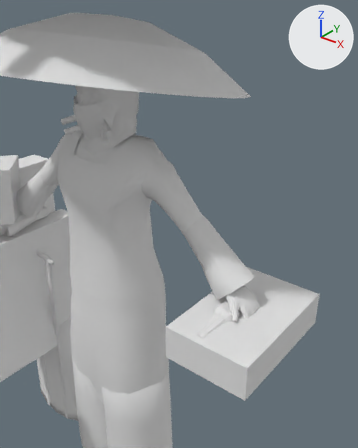
The COLLADA model objects3d/civilian3_arab.dae as it was, and as the next commit left it.
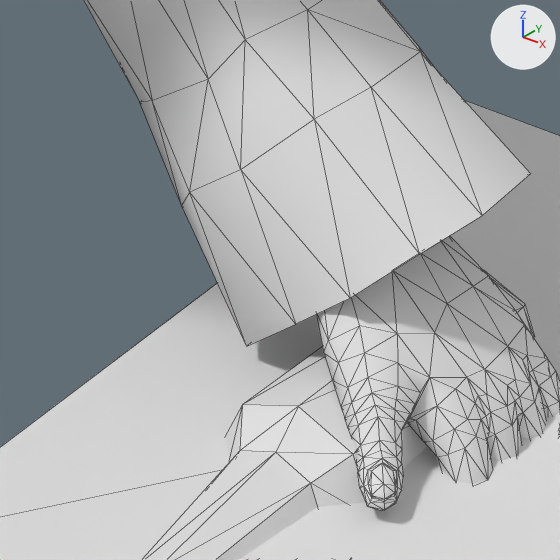
The first picture shows the older version from a 50 mm camera at (18.36, -12.92, 31.38) aimed at (5.18, 3.56, 21.17). The close-ups show the older and then the newer version on the part from 51% to 72% of the width and 56% to 73% of the height of that picture. Only the edits that show in the close-ups are written down. Every picture has the same lights, and +X, +Y and +Z are marked at upper right. The close-ups show mesh edges as thin lines. Where no turn or scale is listed for an object, it has been applied to the vertices.

The first close-up shows 'Hand2', 'LowArm2', 'ShoppingBag', 'molotow'.
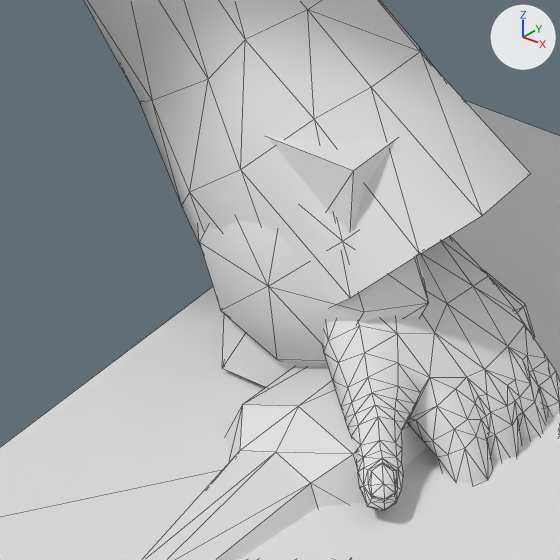
Edits to the bpy script that builds the scene:
```text
Add mat_01___default:
    mat_01___default = principled_material('_01 - Default')
    mat_01___default.base_color = (0.8, 0.8, 0.8)  # white #e7e7e7
    mat_01___default.roughness = 0.84
Add me_stone2mesh:
    me_stone2mesh.from_pydata(...)  # a box spanning x 0.49..1.42, y -0.51..0.03, z -2.13..-0.26
    me_stone2mesh.materials.append(mat_01___default)  # its picture is missing
Add me_stone1mesh:
    me_stone1mesh.from_pydata(...)  # a UV sphere (8 segments, 4 rings, poles along y) spanning x 0.06..1.85, y -0.71..0.23, z -2.09..-0.3
    me_stone1mesh.materials.append(mat_01___default)  # its picture is missing
Add ob_stone2:
    ob_stone2 = bpy.data.objects.new('stone2', me_stone2mesh)
    ob_stone2.location = (6.737, 4.131, 19.672)
Add ob_stone1:
    ob_stone1 = bpy.data.objects.new('stone1', me_stone1mesh)
    ob_stone1.location = (6.737, 4.131, 19.672)
```

Where the change shows, as pixel boxes [x1, y1, x2, y2] in the close-ups (560 x 560 px):
'stone1', added: after [198, 210, 428, 362]
'stone2', added: after [222, 137, 396, 387]
